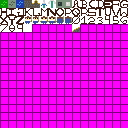
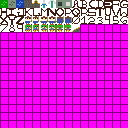
The second (128, 128) image is a revision of the first. Changes to its layers:
renamed "Layer 0" to "Layer 3", painted on it over [9, 24, 72, 32]
